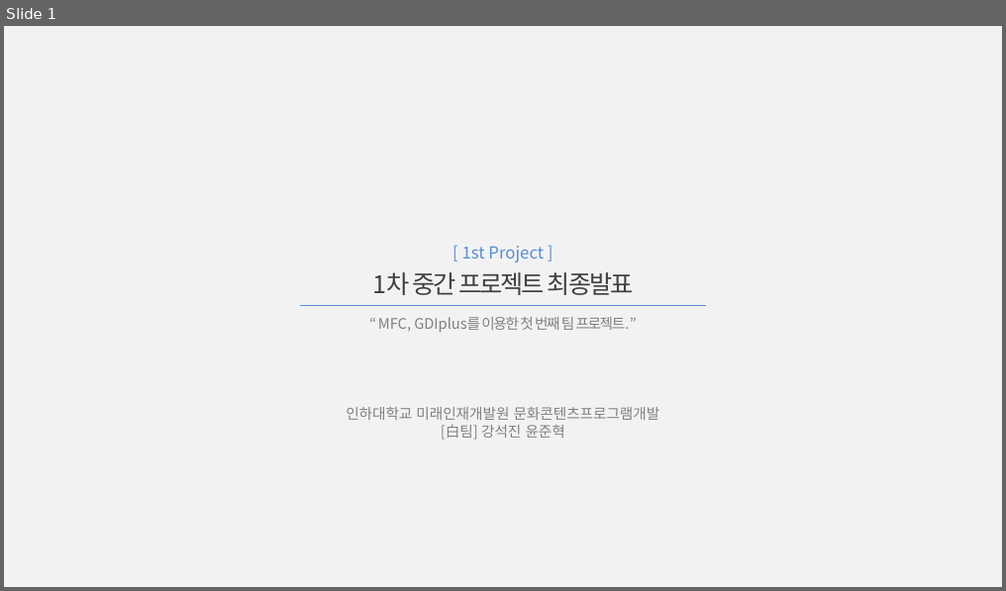
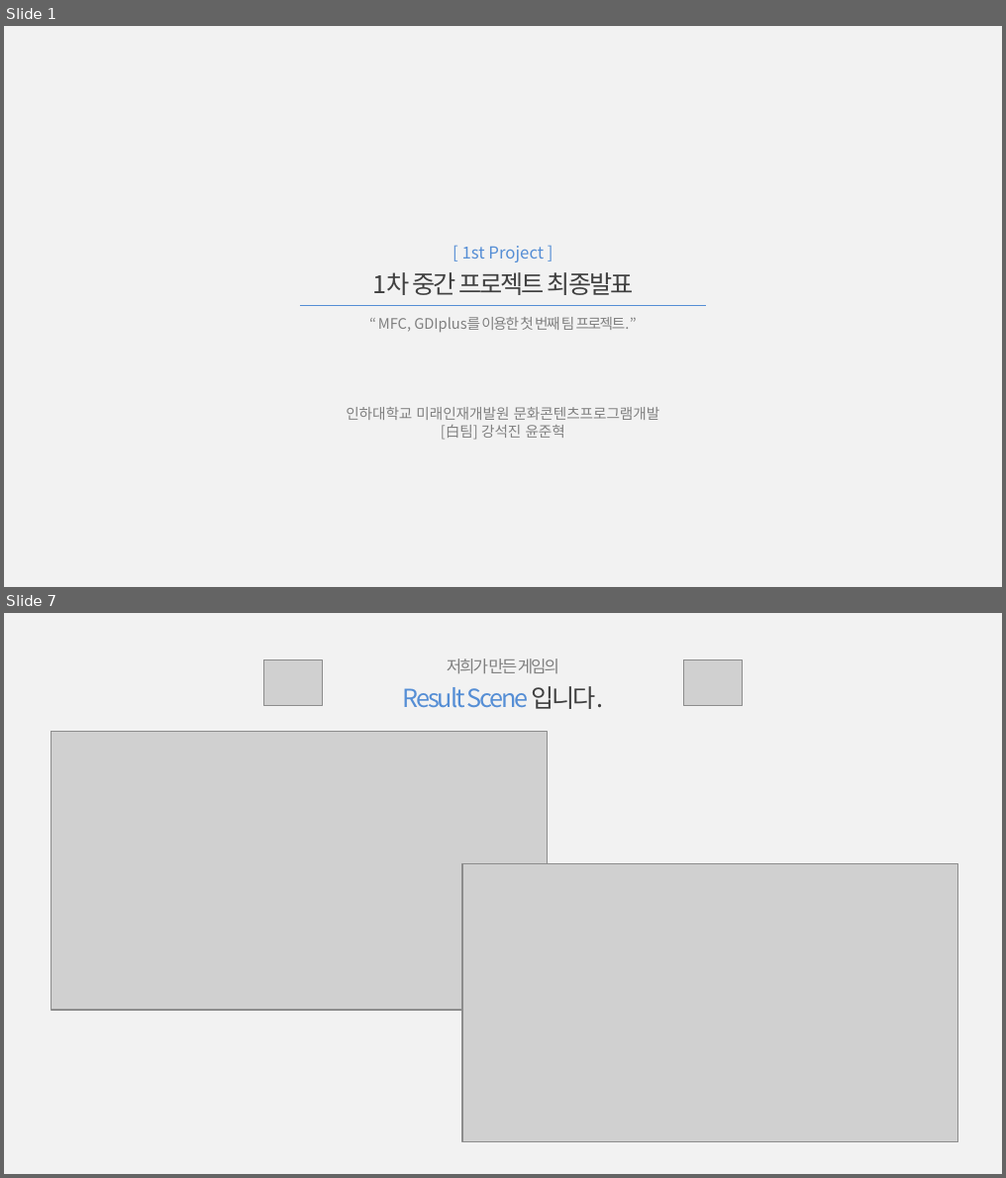
Before and after one commit to Hanel99/inha_1stproject, a slide deck: 기타/1차중간프로젝트_최종발표_白팀_강석진윤준혁.pptx. Shown one above the other, each under a label of ours: slide 1 before the commit, slides 1 and 7 after it; the slides between them are not shown. The pictures are 1006x591 and 1006x1178 pixels, drawn with LibreOffice and Linux fonts; fonts in the diff are those of the drawing; grey boxes stand for pictures. Boxes give left, top, right and bottom in pixels: in the first picture for what was removed or moved away, otherwise in the second. Text is boxed around its words. In the diff, an @@ line names an element or a change of style, - is before the commit and + after.

```diff
--- a/기타/1차중간프로젝트_최종발표_白팀_강석진윤준혁.pptx
+++ b/기타/1차중간프로젝트_최종발표_白팀_강석진윤준혁.pptx
@@ slide 7 added at [4, 613, 1002, 1174], background #F2F2F2 @@
@@ picture added at [263, 661, 322, 706] @@
@@ text added at [403, 659, 603, 709], 18 pt, text #558ED5 @@
+저희가 만든 게임의
+Result Scene 입니다.
@@ picture added at [683, 661, 742, 706] @@
@@ picture added at [51, 732, 547, 1010] @@
@@ picture added at [462, 863, 958, 1142] @@
```
Also in this commit, not shown: 5 slides changed, 17 other slides added, 23 slides removed, 23 other files.
